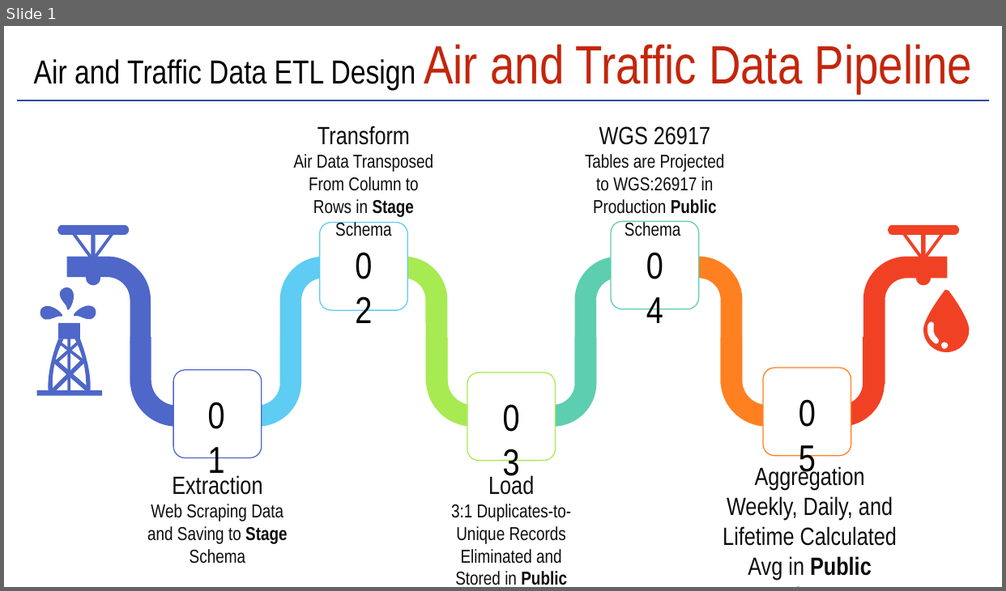
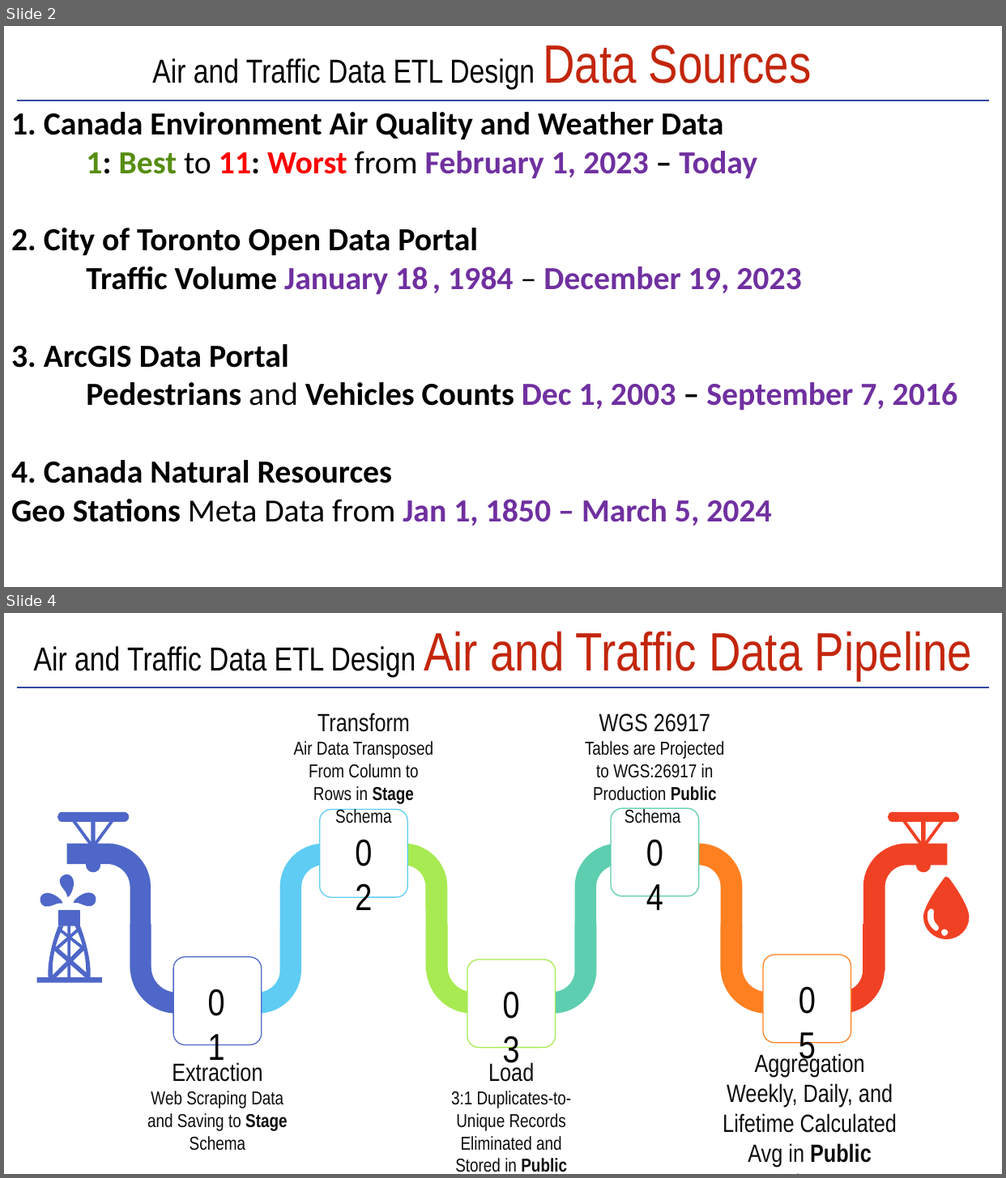
Before and after one commit to shalabyamr/Web_Maps_with_Auto_ML_Forecasts, a slide deck: Report/Pipeline_Process.pptx. Shown one above the other, each under a label of ours: slide 1 before the commit, slides 2 and 4 after it; the slides between them are not shown. The pictures are 1006x591 and 1006x1178 pixels, drawn with LibreOffice and Linux fonts; fonts in the diff are those of the drawing. Boxes give left, top, right and bottom in pixels: in the first picture for what was removed or moved away, otherwise in the second. Text is boxed around its words. In the diff, an @@ line names an element or a change of style, - is before the commit and + after.

```diff
--- a/Report/Pipeline_Process.pptx
+++ b/Report/Pipeline_Process.pptx
@@ slide 2 added at (4, 26, 1002, 587), background #FFFFFF @@
@@ text added at (152, 45, 812, 89), 32 pt, text #000000 @@
+Air and Traffic Data ETL Design Data Sources
@@ text added at (11, 112, 958, 526), 31 pt, text #000000, bold @@
+1. Canada Environment Air Quality and Weather Data
+1: Best to 11: Worst from February 1, 2023 – Today
+2. City of Toronto Open Data Portal
+Traffic Volume January 18 , 1984 – December 19, 2023
+3. ArcGIS Data Portal
+Pedestrians and Vehicles Counts Dec 1, 2003 – September 7, 2016
+4. Canada Natural Resources
+Geo Stations Meta Data from Jan 1, 1850 – March 5, 2024
@@ line added from (17, 101) to (989, 101), #31489F 2 pt @@
@@ what was slide 1 is now slide 4 @@
```
Also in this commit, not shown: 2 slides changed, 4 other slides added, 1 slide removed.
